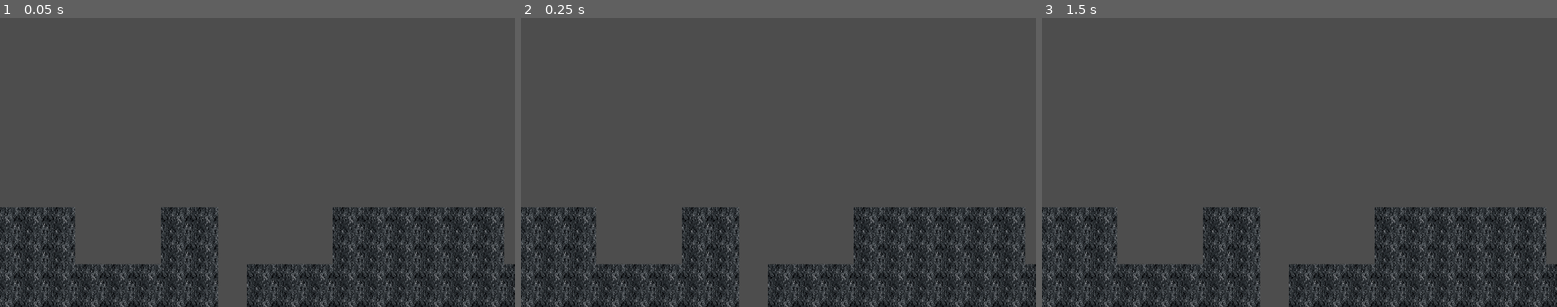
Above: before the commit, frames 1-3 (left to right).
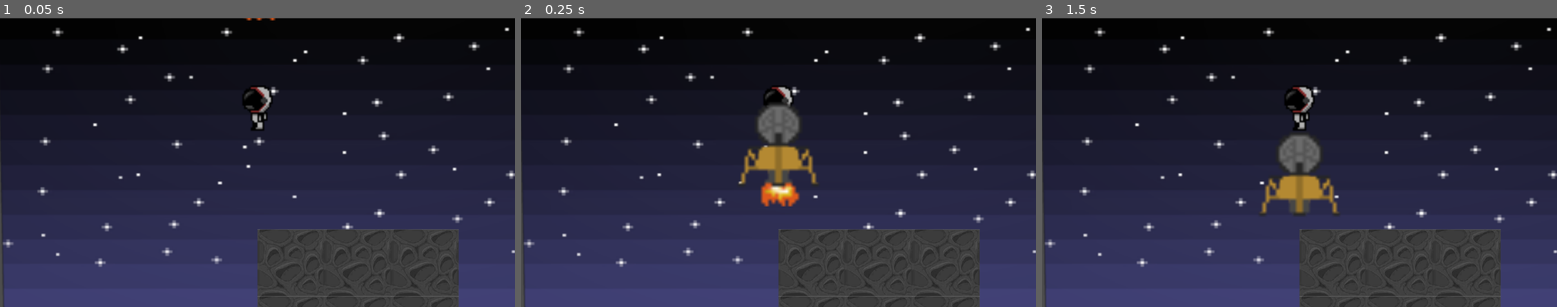
Above: after the commit, the same moments.

Repository: JinxedGrim/MoonGame
Game: Godot game, scene res://Scenes/Initial/root.tscn
Same seed, same stepped clock (60 frames per second), same inputs: the game is played once before the commit and once after it.
Inputs:
- Up to frame 1 (0.05 s): no input
- Up to frame 2 (0.25 s): no input
- Up to frame 3 (1.5 s): hold Right (ui_right) from 0.53 s (still down); tap Up (ui_up) at 0.77 s; tap Enter at 1.25 s

The runs differ from the first frame. In frame 1, 91% of the frame differs, in the area x 0-100%, y 0-100%; in frame 2, 90%; in frame 3, 90%.

Commit message:
Added lander and some sprites

Diff:
--- /dev/null
+++ b/Scenes/Initial/LanderCutscene.gd
@@ -0,0 +1,50 @@
+extends CharacterBody2D
+
+enum AnimationMode
+{
+	Flying = 0,
+	Idle = 1,
+	LadderOut = 3
+}
+
+# Gravity will pull the rocket down
+const SPEED = 50.0
+var IsLanding: bool = true
+var LadderOut: bool = false
+var AnimMode: AnimationMode = AnimationMode.Idle
+
+func _updateAnimation() -> void:
+	var sprite = $LanderSprite  # shorthand for get_node("AnimatedSprite2D")
+
+	if AnimMode == AnimationMode.Idle:
+		sprite.play("Idle")
+	elif AnimMode == AnimationMode.Flying:
+		sprite.play("Flying")
+	elif AnimMode == AnimationMode.Idle:
+		sprite.play("LadderOut")
+
+
+func _physics_process(delta: float) -> void:
+	var updateAnimation = false
+
+	if IsLanding:
+		# Apply gravity only if not yet on the floor
+		if not is_on_floor():
+			velocity += get_gravity() * delta
+			if AnimMode == AnimationMode.Idle:
+				updateAnimation = true
+				AnimMode = AnimationMode.Flying
+		else:
+			velocity.y = 0
+			if AnimMode != AnimationMode.Idle || AnimMode != AnimationMode.LadderOut:
+				updateAnimation = true
+
+				if LadderOut:
+					AnimMode = AnimationMode.LadderOut
+				else:
+					AnimMode = AnimationMode.Idle
+
+	if updateAnimation:
+		_updateAnimation()
+	# Move the rocket
+	move_and_slide()
--- a/Scenes/Initial/LunarLander.gd
+++ b/Scenes/Initial/LunarLander.gd
@@ -1,11 +1,11 @@
 extends AnimatedSprite2D
+
 var IsDoneLanding: bool = false
+var IsLandingSequence: bool = false
 
 # Called when the node enters the scene tree for the first time.
 func _ready() -> void:
-	IsDoneLanding = false
-
-
+	pass
 
 func _StartAnimation(StartPos: Vector2) -> void:
 	pass
--- a/Scenes/Initial/root.gd
+++ b/Scenes/Initial/root.gd
@@ -1,20 +1,12 @@
 extends Node2D
 
 const LevelWidth = 100   # Longer level for more fun
-const TileScale = 64.0
+const TileScale = 10
 
 var TileTexture: Texture2D
 
 func _ready() -> void:
-	TileTexture = load("res://Assets/Tiles/Tile_2.png")
-
-	# THE CAMERA: Set up the lens so we can see the start
-	var cam = Camera2D.new()
-	cam.enabled = true
-	add_child(cam)
-	cam.make_current()
-	cam.position = Vector2(600, 200)
-
+	TileTexture = load("res://Assets/Tiles/Tile_1.png")
 	_generateRandomLevel()
 
 func _generateRandomLevel() -> void:
@@ -60,7 +52,7 @@
 
 			# Placement
 			var x_pos = x * TileScale
-			var y_pos = 300 - (current_step * TileScale) + (y * TileScale)
+			var y_pos = TileScale - (current_step * TileScale) + (y * TileScale)
 			tile.position = Vector2(x_pos, y_pos)
 
 			add_child(tile)
--- a/Scenes/Initial/root.tscn
+++ b/Scenes/Initial/root.tscn
@@ -4,7 +4,10 @@
 [ext_resource type="Script" uid="uid://fnqxsivbav4l" path="res://Scenes/Initial/PlayerController.gd" id="2_a3845"]
 [ext_resource type="Texture2D" uid="uid://1gpc4k3a3w1x" path="res://Assets/Player/Cosmonaught/Cosmonaught.png" id="2_wfgyk"]
 [ext_resource type="Texture2D" uid="uid://o8dyf8ud2dwq" path="res://Assets/Player/Cosmonaught/walking.png" id="3_b8phq"]
+[ext_resource type="Texture2D" uid="uid://bi5mmhqtods6w" path="res://Assets/MissionObjects/MissionObjects.png" id="5_0r7px"]
 [ext_resource type="Script" uid="uid://bccigvplmfjfa" path="res://Scenes/Initial/LunarLander.gd" id="5_b8phq"]
+[ext_resource type="Script" uid="uid://difn4ktlg814d" path="res://Scenes/Initial/LanderCutscene.gd" id="5_qib2g"]
+[ext_resource type="Texture2D" uid="uid://cquj3fe7tqqbu" path="res://Assets/Sky/sky.png" id="7_mu1ri"]
 
 [sub_resource type="AtlasTexture" id="AtlasTexture_0r7px"]
 atlas = ExtResource("3_b8phq")
@@ -50,6 +53,55 @@
 "speed": 5.0
 }]
 
+[sub_resource type="AtlasTexture" id="AtlasTexture_4nrli"]
+atlas = ExtResource("5_0r7px")
+region = Rect2(0, 0, 32, 32)
+
+[sub_resource type="AtlasTexture" id="AtlasTexture_rbs6e"]
+atlas = ExtResource("5_0r7px")
+region = Rect2(32, 0, 32, 32)
+
+[sub_resource type="AtlasTexture" id="AtlasTexture_3n4lb"]
+atlas = ExtResource("5_0r7px")
+region = Rect2(64, 0, 32, 32)
+
+[sub_resource type="AtlasTexture" id="AtlasTexture_nvdal"]
+atlas = ExtResource("5_0r7px")
+region = Rect2(0, 32, 32, 32)
+
+[sub_resource type="SpriteFrames" id="SpriteFrames_cdy35"]
+animations = [{
+"frames": [{
+"duration": 1.0,
+"texture": SubResource("AtlasTexture_4nrli")
+}, {
+"duration": 1.0,
+"texture": SubResource("AtlasTexture_rbs6e")
+}],
+"loop": true,
+"name": &"Flying",
+"speed": 7.0
+}, {
+"frames": [{
+"duration": 1.0,
+"texture": SubResource("AtlasTexture_3n4lb")
+}],
+"loop": true,
+"name": &"Idle",
+"speed": 5.0
+}, {
+"frames": [{
+"duration": 1.0,
+"texture": SubResource("AtlasTexture_nvdal")
+}],
+"loop": true,
+"name": &"LadderOut",
+"speed": 5.0
+}]
+
+[sub_resource type="RectangleShape2D" id="RectangleShape2D_0r7px"]
+size = Vector2(12, 16)
+
 [node name="Root" type="Node2D" unique_id=1675071097]
 script = ExtResource("1_a3845")
 
@@ -60,8 +112,25 @@
 position = Vector2(0, -8)
 scale = Vector2(0.25, 0.25)
 sprite_frames = SubResource("SpriteFrames_4nrli")
-animation = &"Walking"
+animation = &"Idle"
 script = ExtResource("2_a3845")
 
-[node name="LunarLander" type="AnimatedSprite2D" parent="." unique_id=33494763]
+[node name="LunarLander" type="CharacterBody2D" parent="." unique_id=123500053]
+position = Vector2(0, -30)
+script = ExtResource("5_qib2g")
+
+[node name="LanderSprite" type="AnimatedSprite2D" parent="LunarLander" unique_id=33494763]
+scale = Vector2(0.5, 0.5)
+sprite_frames = SubResource("SpriteFrames_cdy35")
+animation = &"LadderOut"
+frame_progress = 0.6787487
 script = ExtResource("5_b8phq")
+
+[node name="Collider" type="CollisionShape2D" parent="LunarLander" unique_id=159487781]
+shape = SubResource("RectangleShape2D_0r7px")
+
+[node name="Sky" type="Sprite2D" parent="." unique_id=1951648828]
+z_index = -1
+position = Vector2(0.75000304, 5.109373)
+scale = Vector2(0.12074468, 0.09422509)
+texture = ExtResource("7_mu1ri")
Binary file added: Assets/MissionObjects/MissionObjects.png
Not shown, added: Assets/MissionObjects/MissionObjects.png.import
Binary file added: Assets/Sky/sky.png
Not shown, added: Assets/Sky/sky.png.import
Binary file added: Assets/Sky/sky2.PNG
Not shown, added: Assets/Sky/sky2.PNG.import
Not shown, added: Scenes/Initial/LanderCutscene.gd.uid
